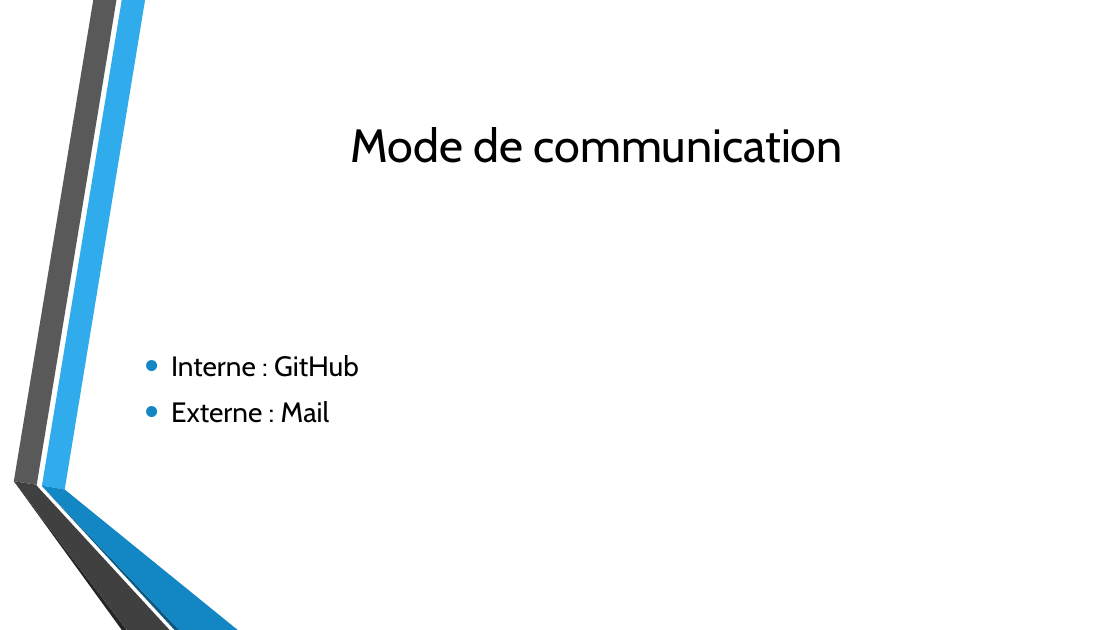
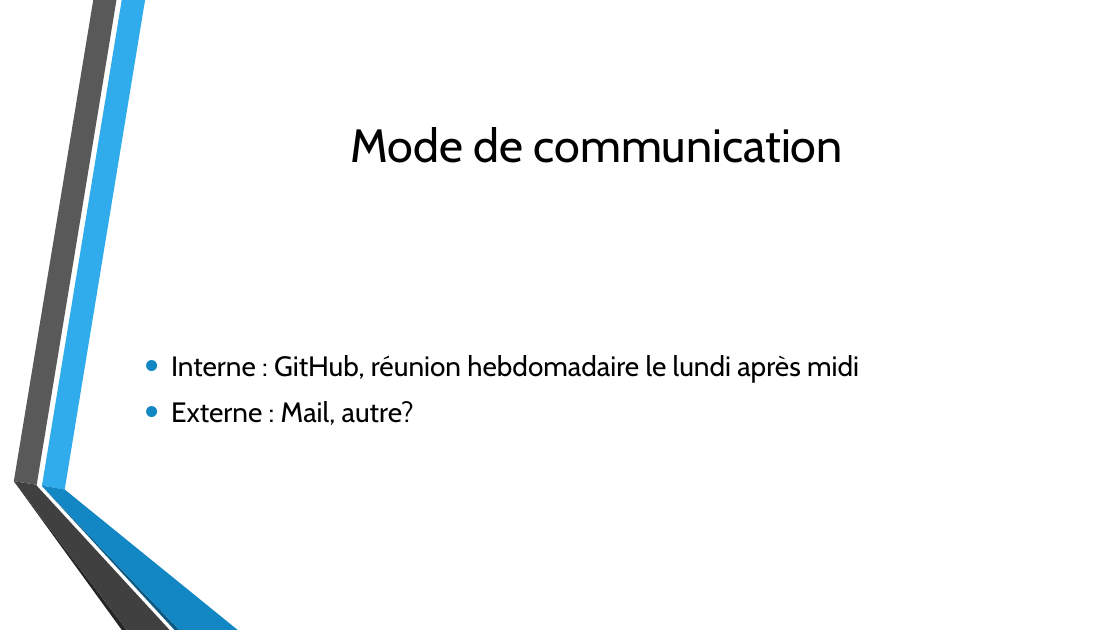
Before and after one commit to Bugro/CUBI, a slide deck: slide 5 of Com/Création et Utilisation d’un Billard Intelligent.pptx (slide 6 before the commit). Drawn at 1120x630 pixels with LibreOffice and Linux fonts; fonts in the diff are those of the drawing; background and template pictures are left out. Boxes give left, top, right and bottom in pixels: in the first picture for what was removed or moved away, otherwise in the second. Text is boxed around its words. In the diff, an @@ line names an element or a change of style, - is before the commit and + after.

```diff
--- a/Com/Création et Utilisation d’un Billard Intelligent.pptx
+++ b/Com/Création et Utilisation d’un Billard Intelligent.pptx
@@ text at (171,355,859,425): text changed @@
-• Interne : GitHub
-• Externe : Mail
+• Interne : GitHub, réunion hebdomadaire le lundi après midi
+• Externe : Mail, autre?
```
Also in this commit, not shown: 1 other slide changed, 2 slides added, 2 slides removed, 1 other file.
